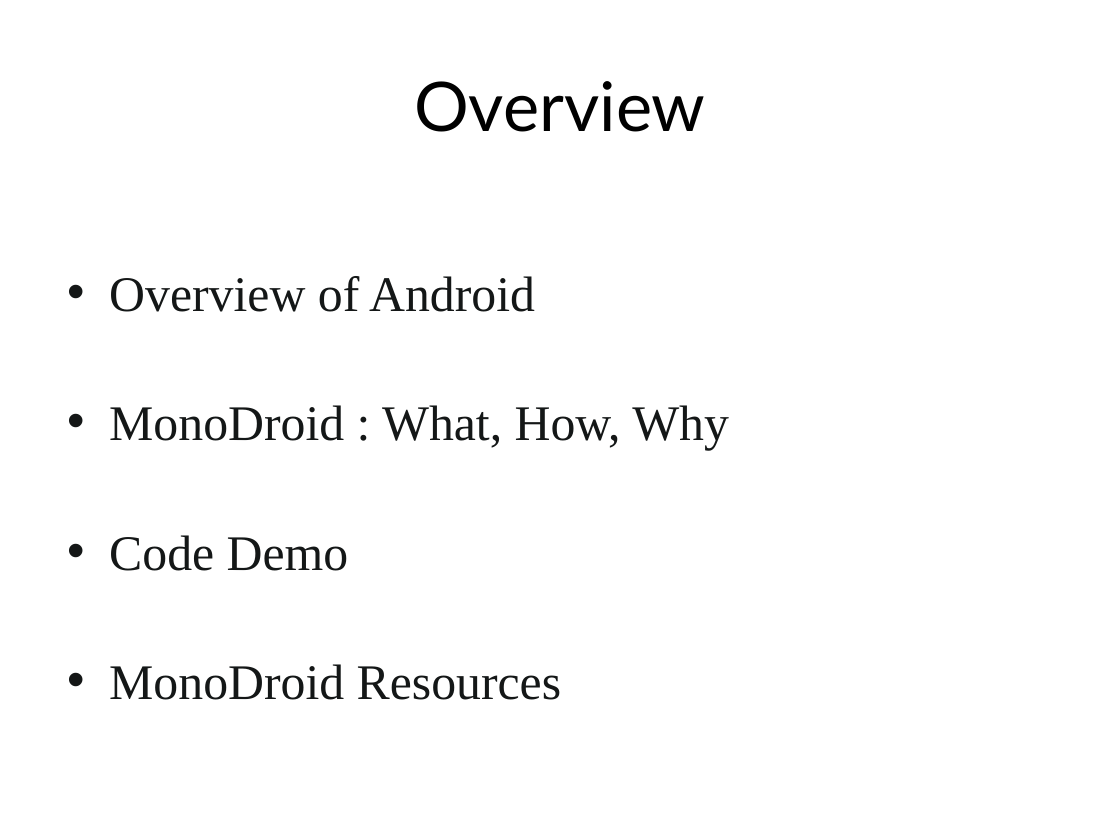
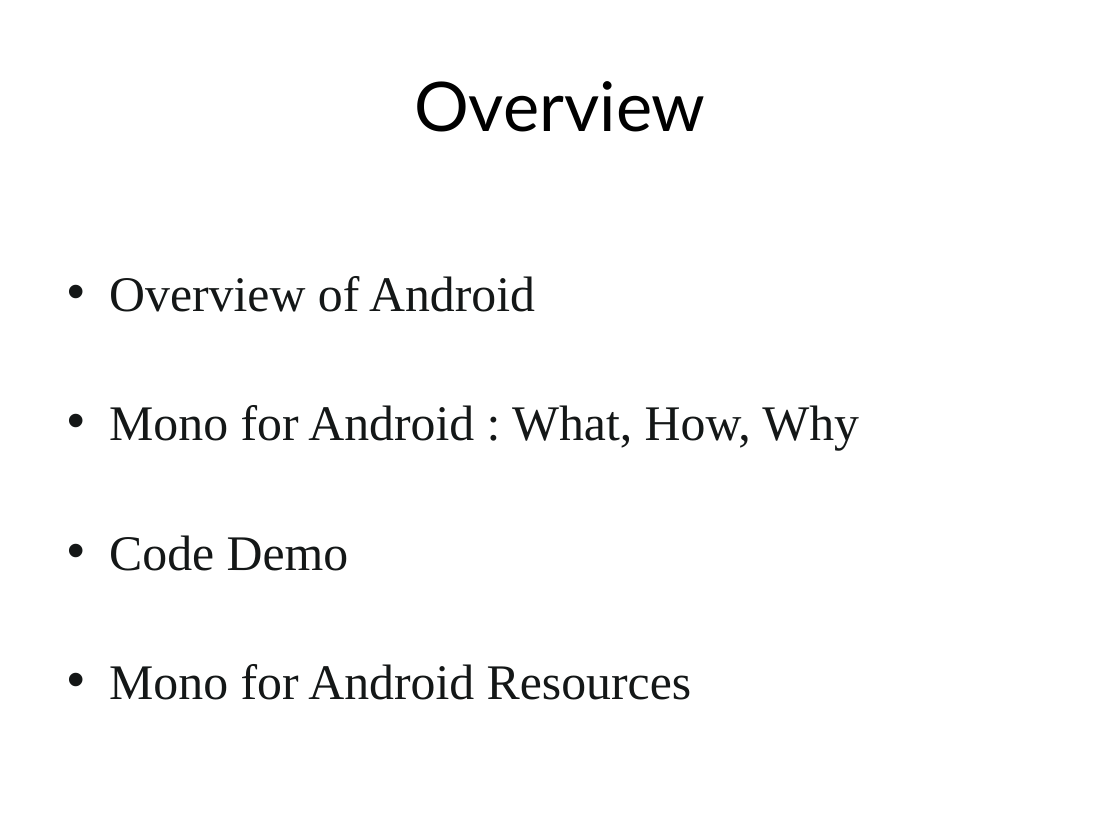
Before and after one commit to kevinmcmahon/MonoDroid101, a slide deck: slide 2 of slides/Monodroid101.pptx. Drawn at 1120x840 pixels with LibreOffice and Linux fonts; fonts in the diff are those of the drawing; background and template pictures are left out. Boxes give left, top, right and bottom in pixels: in the first picture for what was removed or moved away, otherwise in the second. Text is boxed around its words. In the diff, an @@ line names an element or a change of style, - is before the commit and + after.

```diff
--- a/slides/Monodroid101.pptx
+++ b/slides/Monodroid101.pptx
@@ text at (109,405,859,450): text changed @@
-• MonoDroid : What, How, Why
+• Mono for Android : What, How, Why
@@ text at (109,664,692,700): text changed @@
-• MonoDroid Resources
+• Mono for Android Resources
```
Also in this commit, not shown: 8 other slides changed, 2 slides added.
